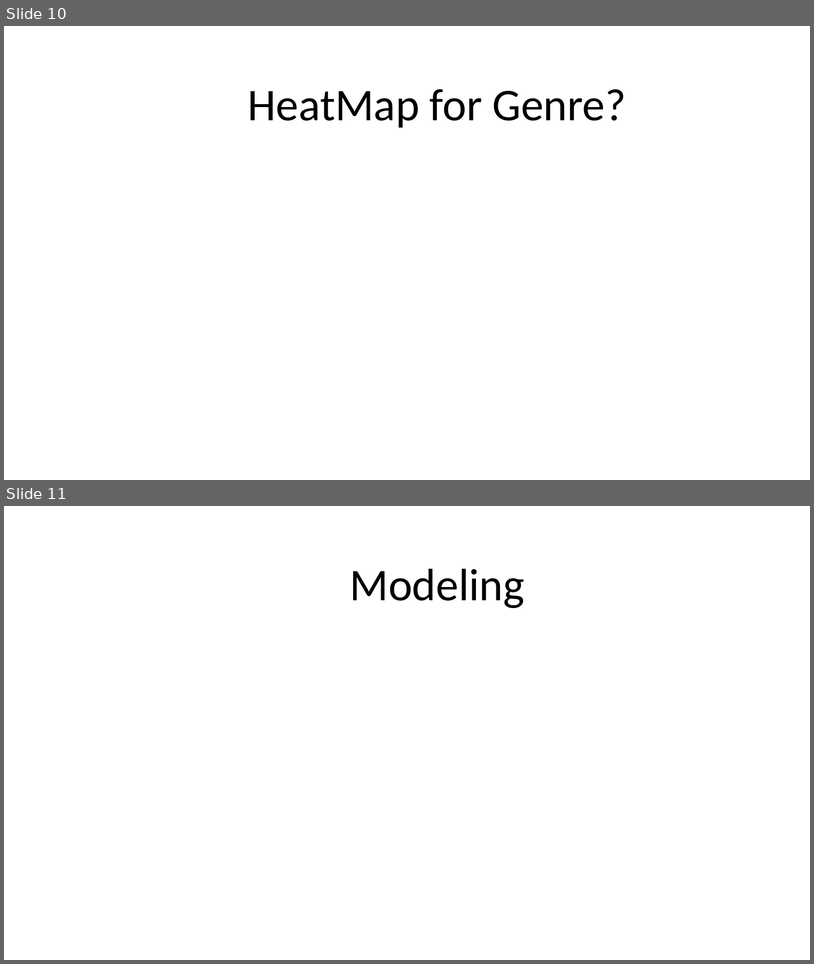
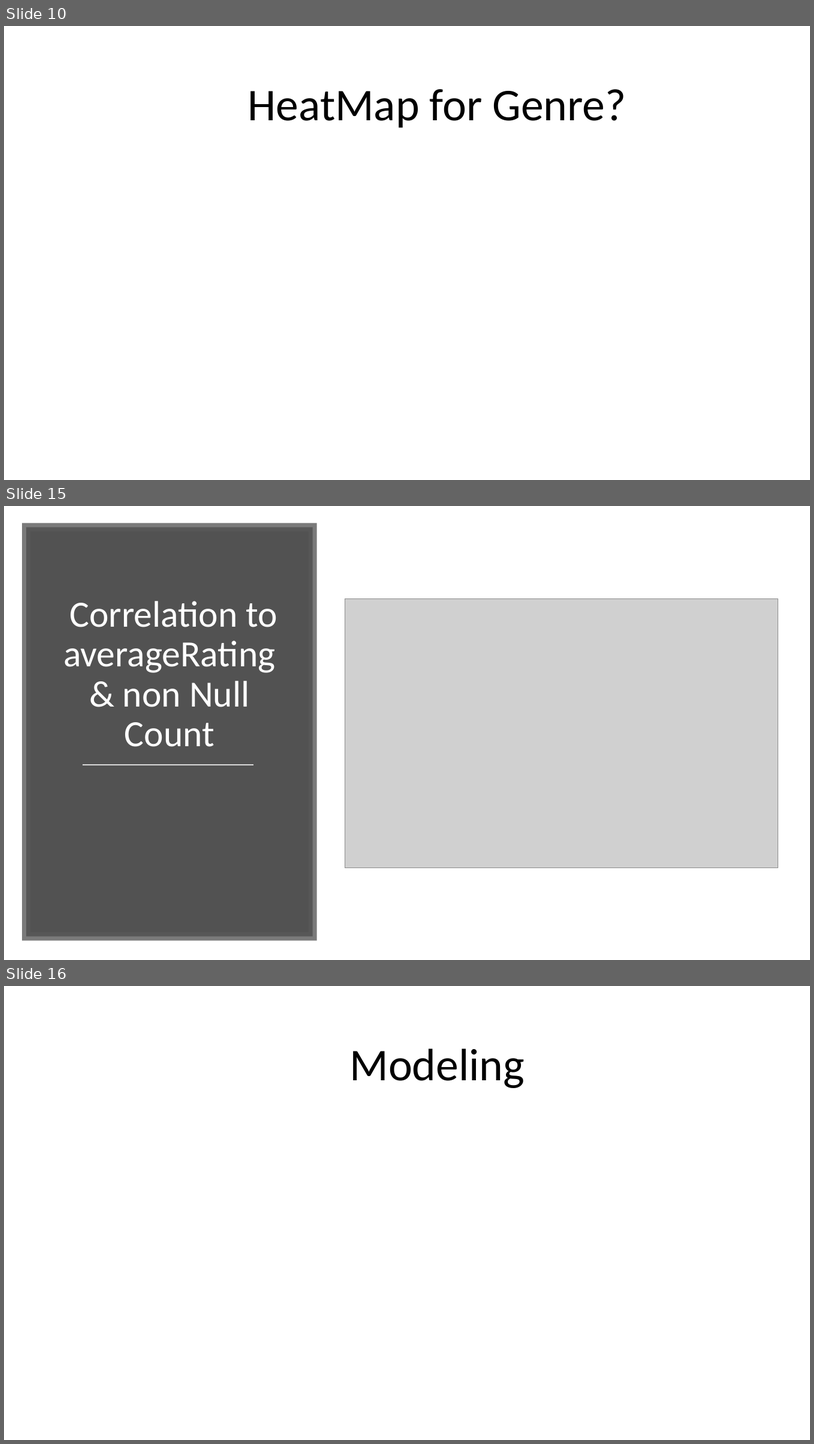
Before and after one commit to dniedermier-cscc/Scrum-Lords-Capstone-2018, a slide deck: Presentation/ScrumLords_Capstone.pptx. Shown one above the other, each under a label of ours: slides 10 and 11 before the commit, slides 10, 15 and 16 after it; the slides between them are not shown. The pictures are 814x964 and 814x1444 pixels, drawn with LibreOffice and Linux fonts; fonts in the diff are those of the drawing; grey boxes stand for pictures. Boxes give left, top, right and bottom in pixels: in the first picture for what was removed or moved away, otherwise in the second. Text is boxed around its words. In the diff, an @@ line names an element or a change of style, - is before the commit and + after.

Commit message:
titlePrincipals exploration slides added

```diff
--- a/Presentation/ScrumLords_Capstone.pptx
+++ b/Presentation/ScrumLords_Capstone.pptx
@@ slide 15 added at (4, 506, 810, 960), background #FFFFFF @@
@@ rectangle added at (26, 527, 313, 936), fill #404040 at 90% opacity, outline #595959 10 pt @@
@@ title added at (63, 601, 277, 747), 44 pt, text #FFFFFF @@
+Correlation to averageRating & non Null Count
@@ picture added at (345, 598, 779, 868) @@
@@ line added from (83, 765) to (254, 765), #D9D9D9 1.75 pt @@
@@ what was slide 11 is now slide 16 @@
```
Also in this commit, not shown: 4 other slides added.
